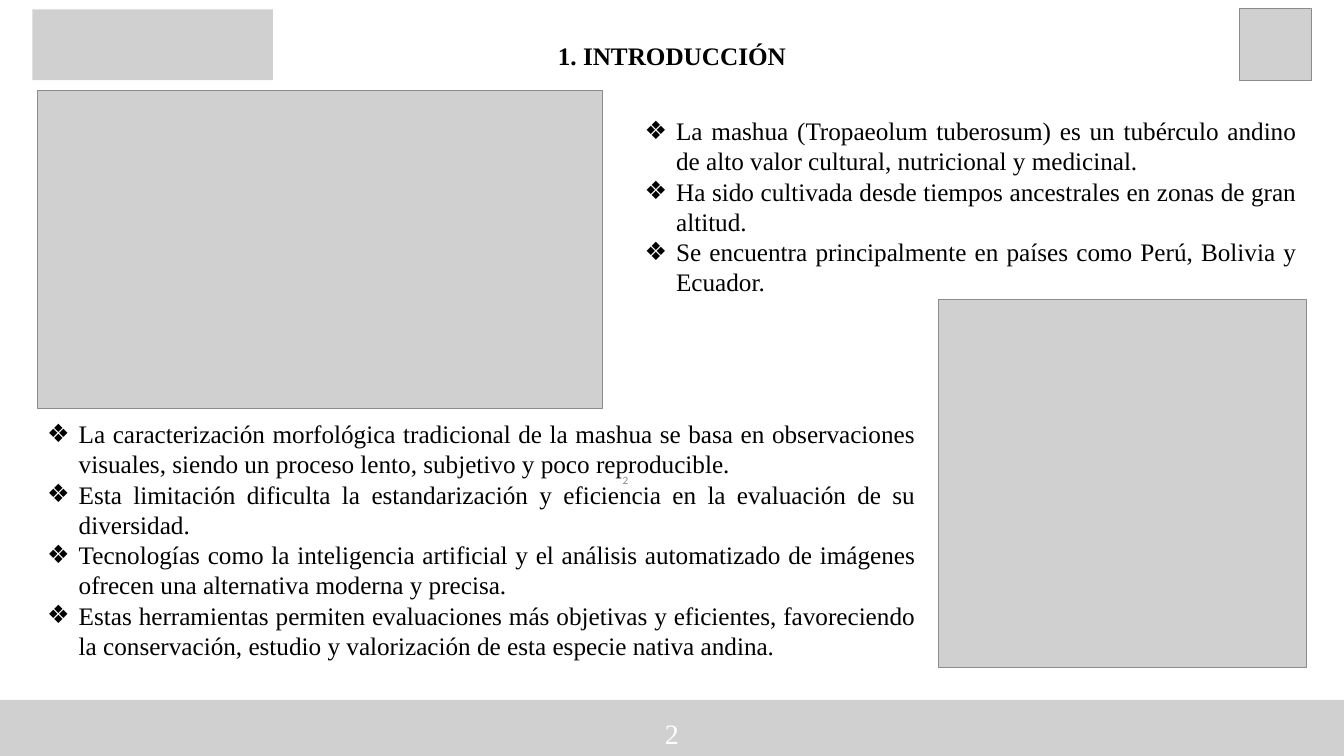
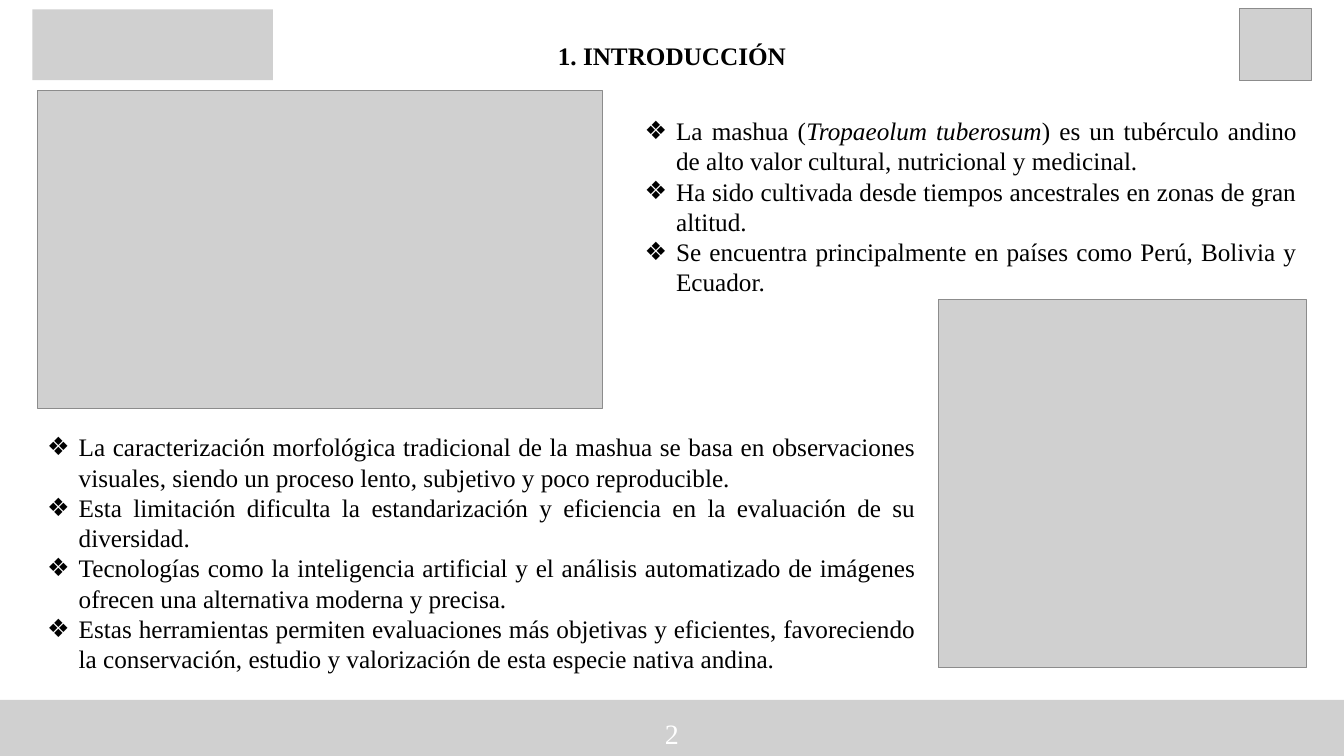
Before and after one commit to Yoel7576/Tesis, a slide deck: slide 2 of File/U3/Tesis_pheno_mashua.pptx. Drawn at 1344x756 pixels with LibreOffice and Linux fonts; fonts in the diff are those of the drawing; grey boxes stand for pictures. Boxes give left, top, right and bottom in pixels: in the first picture for what was removed or moved away, otherwise in the second. Text is boxed around its words. In the diff, an @@ line names an element or a change of style, - is before the commit and + after.

```diff
--- a/File/U3/Tesis_pheno_mashua.pptx
+++ b/File/U3/Tesis_pheno_mashua.pptx
@@ text at (676,122,1297,176): italic on in "(Tropaeolum tuberosum)" @@
@@ text "La caracterización morfológica tradicional de ...": place and size @@
-text "La caracterización morfológica tradicional de ..." at (79,425,915,661)
+text "La caracterización morfológica tradicional de ..." at (79,438,915,674)
@@ page number removed at (623,477,629,484) @@
-2
```
Also in this commit, not shown: 3 other slides changed, 3 other files.
